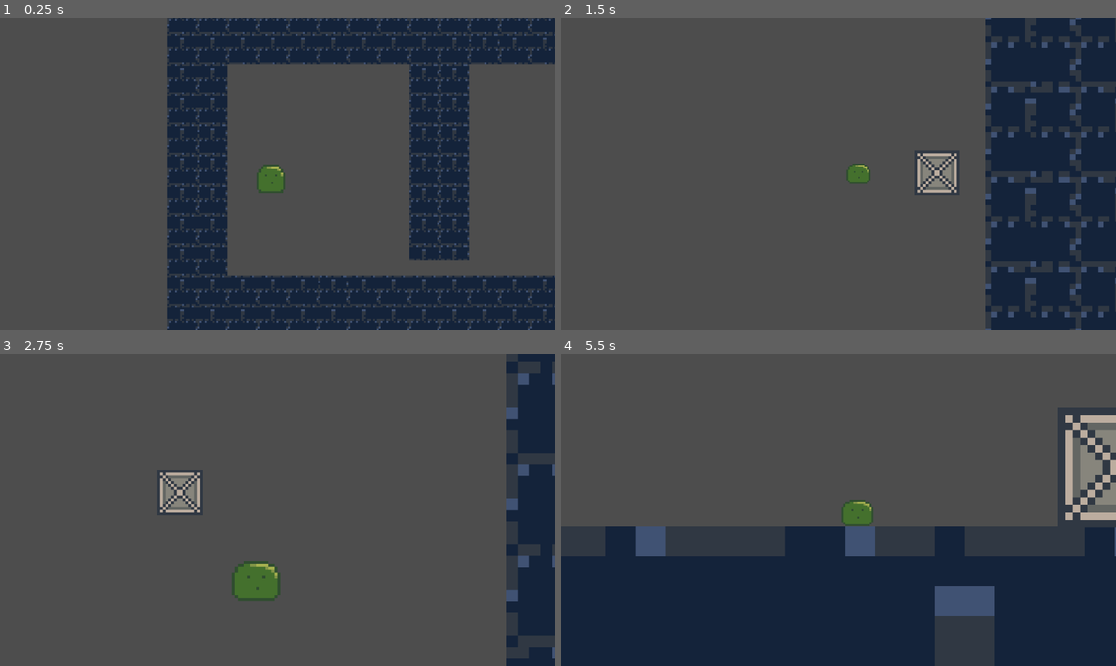
Above: before the commit, frames 1-4 (two rows, left to right).
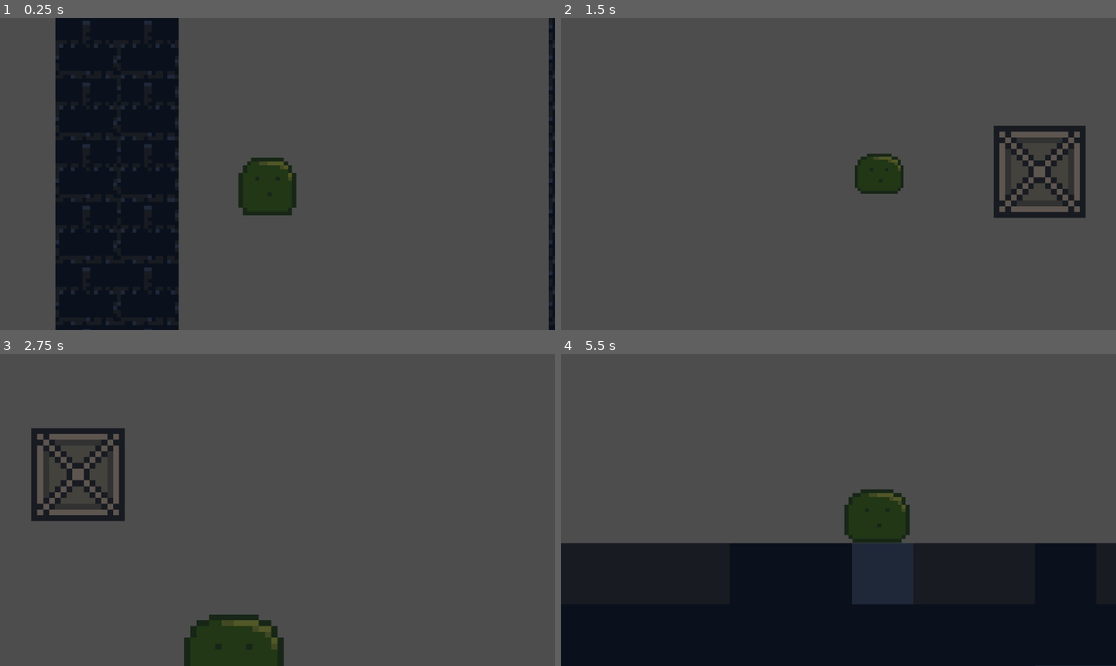
Above: after the commit, the same moments.

Repository: jkuball/splittle-bocks
Game: Godot game, scene res://scenes/levels/level1.tscn
The game is run twice, just before and just after one commit, with the same random seed, the same clock (stepped at 60 frames per second) and the same inputs. This scene is started directly instead of the project's main scene.
Inputs:
- Up to frame 1 (0.25 s): no input
- Up to frame 2 (1.5 s): hold D (player_right) from 0.53 s (still down); tap Space (player_splittle) at 0.6, 1.35 s
- Up to frame 3 (2.75 s): release D (player_right) at 2.03 s; hold A (player_left) from 2.03 s (still down); tap Space (player_splittle) at 2.1 s
- Up to frame 4 (5.5 s): release A (player_left) at 2.78 s; hold D (player_right) 2.78-4.28 s; tap Space (player_splittle) every 0.75 s from 2.85 to 5.1 s; hold A (player_left) 4.28-5.03 s; hold D (player_right) from 5.03 s (still down)

The runs differ from the first frame. In frame 1, 59% of the frame differs, in the area x 10-100%, y 0-100%; in frame 2, 25%; in frame 3, 16%; in frame 4, 48%.

Commit message:
current state + pressure plate

Diff:
--- a/scenes/goal.tscn
+++ b/scenes/goal.tscn
@@ -1,5 +1,6 @@
-[gd_scene load_steps=5 format=3 uid="uid://cu4gu0acf6dp1"]
+[gd_scene load_steps=6 format=3 uid="uid://cu4gu0acf6dp1"]
 
+[ext_resource type="Script" path="res://scripts/goal.gd" id="1_4pcp3"]
 [ext_resource type="Texture2D" uid="uid://caygvpc0nq4ot" path="res://assets/goal.png" id="1_7oyag"]
 
 [sub_resource type="RectangleShape2D" id="RectangleShape2D_q8p7n"]
@@ -17,6 +18,7 @@
 
 [node name="Goal" type="Node2D"]
 scale = Vector2(8, 8)
+script = ExtResource("1_4pcp3")
 
 [node name="Goal" type="Sprite2D" parent="."]
 texture = ExtResource("1_7oyag")
@@ -30,3 +32,5 @@
 [node name="PointLight2D" type="PointLight2D" parent="."]
 color = Color(0.8199, 0.57979, 0, 1)
 texture = SubResource("GradientTexture2D_n2p53")
+
+[connection signal="body_entered" from="Area2D" to="." method="_on_area_2d_body_entered"]
--- a/scenes/levels/level1.tscn
+++ b/scenes/levels/level1.tscn
@@ -1,14 +1,14 @@
-[gd_scene load_steps=4 format=4 uid="uid://ghisqlvggvpd"]
+[gd_scene load_steps=5 format=4 uid="uid://ghisqlvggvpd"]
 
 [ext_resource type="Script" path="res://scripts/follow_player.gd" id="1_ncram"]
-[ext_resource type="PackedScene" uid="uid://ccicfing1r2rg" path="res://scenes/player.tscn" id="2_i11q5"]
-[ext_resource type="TileSet" uid="uid://buf3uaa5v4x1x" path="res://assets/tile_set_full.tres" id="3_0881b"]
+[ext_resource type="PackedScene" uid="uid://c2wkhfsiwtuvv" path="res://scenes/player.tscn" id="2_i11q5"]
+[ext_resource type="TileSet" uid="uid://c05bv3pcnmxpm" path="res://assets/tile_set_full.tres" id="3_0881b"]
+[ext_resource type="PackedScene" uid="uid://cu4gu0acf6dp1" path="res://scenes/goal.tscn" id="4_pcl5x"]
 
 [node name="Node2D" type="Node2D"]
 
 [node name="Camera2D" type="Camera2D" parent="." node_paths=PackedStringArray("player")]
-position = Vector2(964, 343)
-zoom = Vector2(0.49, 0.49)
+position = Vector2(774, 224)
 script = ExtResource("1_ncram")
 player = NodePath("../Player")
 
@@ -21,4 +21,10 @@
 tile_map_data = PackedByteArray("AAD///7/AwAAAAAAAAD/////AwAAAAAAAAD//wAAAwAAAAAAAAD//wEAAwAAAAAAAAD//wIAAwAAAAEAAAD//w …(1744 unchanged characters)…
 tile_set = ExtResource("3_0881b")
 
+[node name="Goal" parent="." instance=ExtResource("4_pcl5x")]
+position = Vector2(1472, 832)
+
+[node name="CanvasModulate" type="CanvasModulate" parent="."]
+color = Color(0.493545, 0.493546, 0.493546, 1)
+
 [connection signal="splittle" from="Player" to="Camera2D" method="_on_player_splittle"]
--- a/scenes/playground.tscn
+++ b/scenes/playground.tscn
@@ -1,11 +1,11 @@
 [gd_scene load_steps=5 format=3 uid="uid://u7bh6iof3n10"]
 
-[ext_resource type="PackedScene" uid="uid://ccicfing1r2rg" path="res://scenes/player.tscn" id="1_28eyv"]
+[ext_resource type="PackedScene" uid="uid://c2wkhfsiwtuvv" path="res://scenes/player.tscn" id="1_28eyv"]
 [ext_resource type="Script" path="res://scripts/follow_player.gd" id="1_fwirh"]
-[ext_resource type="PackedScene" uid="uid://d0244705cky8d" path="res://scenes/wall.tscn" id="3_2hrnh"]
-[ext_resource type="PackedScene" path="res://scenes/goal.tscn" id="4_b4heb"]
+[ext_resource type="PackedScene" uid="uid://bv3rvjka57xc1" path="res://scenes/wall.tscn" id="3_2hrnh"]
+[ext_resource type="PackedScene" uid="uid://cu4gu0acf6dp1" path="res://scenes/goal.tscn" id="4_b4heb"]
 
-[node name="Node2D2" type="Node2D"]
+[node name="Node2D" type="Node2D"]
 
 [node name="Camera2D" type="Camera2D" parent="." node_paths=PackedStringArray("player")]
 position = Vector2(964, 343)
--- /dev/null
+++ b/scripts/goal.gd
@@ -0,0 +1,8 @@
+extends Node2D
+
+signal goal_reached
+
+func _on_area_2d_body_entered(body):
+	# if player is body, then send "goal reached"
+	if body.name == "Player":
+		goal_reached.emit()
Binary file added: assets/button.aseprite
Binary file added: assets/button.png
Not shown, added: assets/button.png.import
Not shown: 1 places in assets/tile_set_full.tres that only renumber resources
Not shown: 1 places in scenes/bocks.tscn that only renumber resources
Not shown: 1 places in scenes/bocks_preview.tscn that only renumber resources
Not shown: 1 places in scenes/levels/level4.tscn that only renumber resources
Not shown: 1 places in scenes/wall.tscn that only renumber resources
